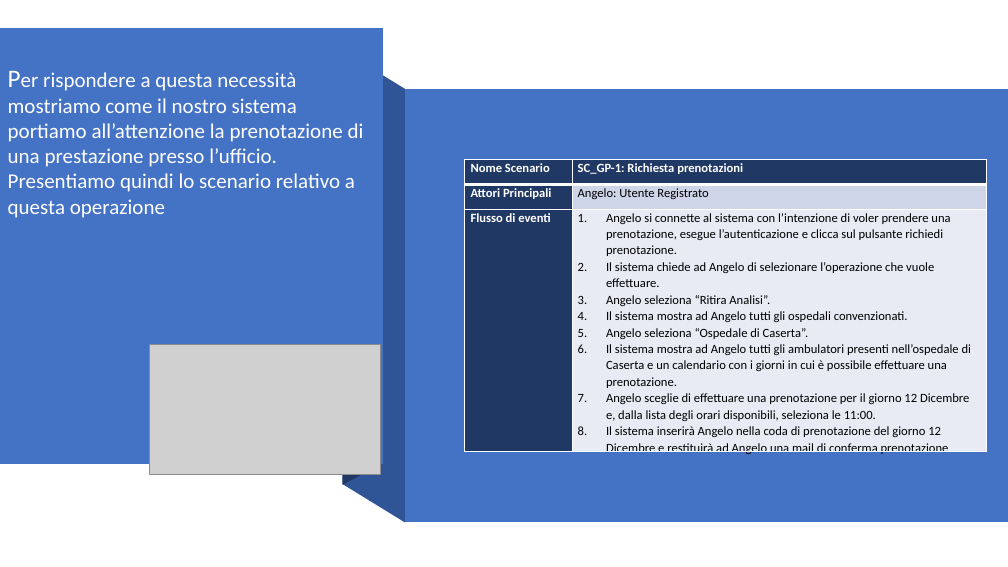
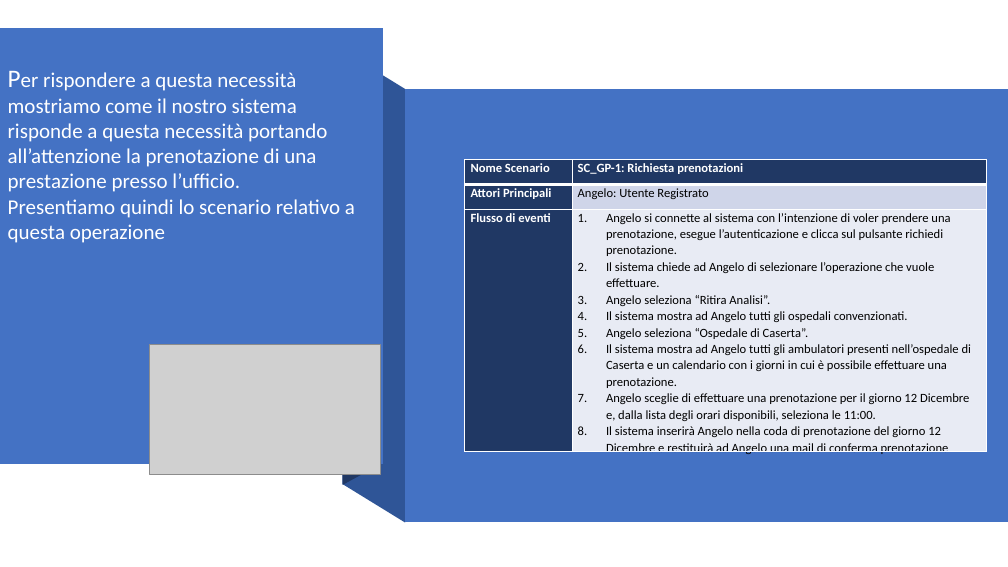
Before and after one commit to Givaa/MedQueue, a slide deck: slide 9 of This is my PP/Presentazione 06-12-2020.pptx. Drawn at 1008x567 pixels with LibreOffice and Linux fonts; fonts in the diff are those of the drawing; grey boxes stand for pictures. Boxes give left, top, right and bottom in pixels: in the first picture for what was removed or moved away, otherwise in the second. Text is boxed around its words. In the diff, an @@ line names an element or a change of style, - is before the commit and + after.

```diff
--- a/This is my PP/Presentazione 06-12-2020.pptx
+++ b/This is my PP/Presentazione 06-12-2020.pptx
@@ text at box(8, 72, 327, 192): text changed @@
-Per rispondere a questa necessità mostriamo come il nostro sistema portiamo all’attenzione la prenotazione di una prestazione presso l’ufficio.
+Per rispondere a questa necessità mostriamo come il nostro sistema risponde a questa necessità portando all’attenzione la prenotazione di una prestazione presso l’ufficio.
```
